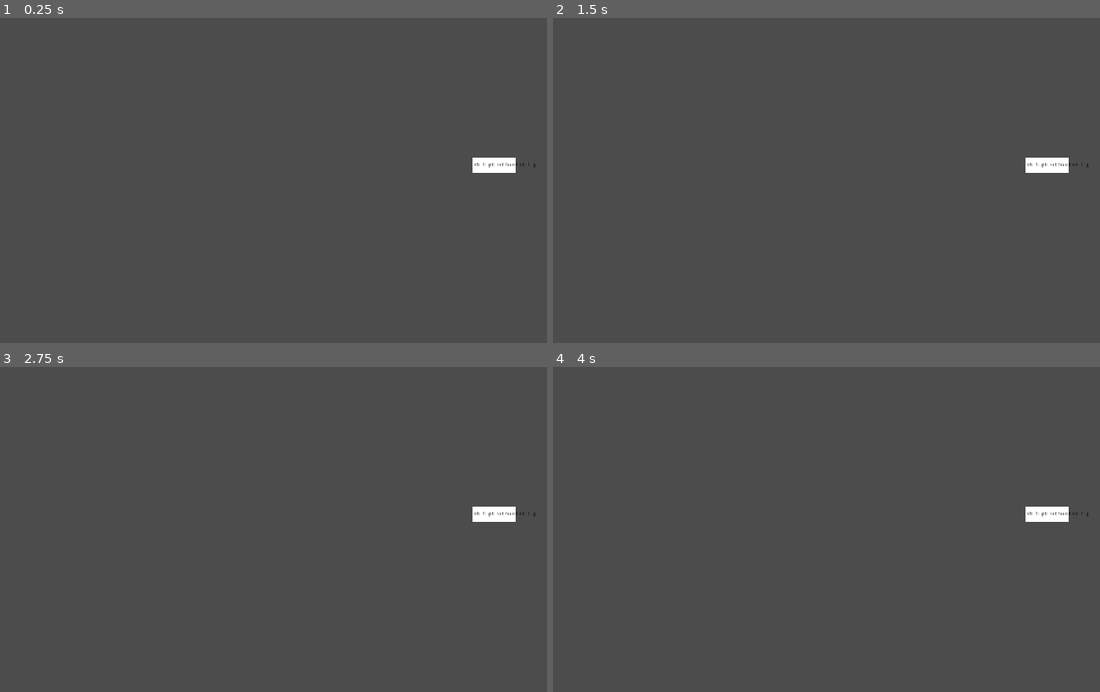
Above: before the commit, frames 1-4 (two rows, left to right).
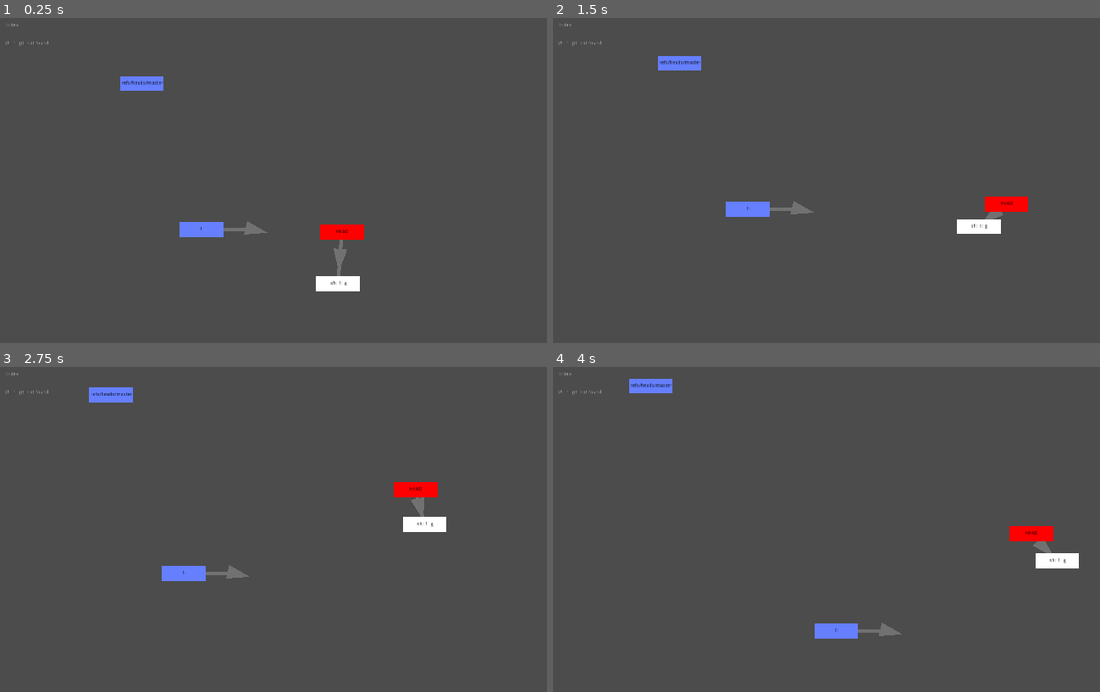
Above: after the commit, the same moments.

Repository: git-learning-game/oh-my-git
Game: Godot game, scene res://main.tscn
Same seed, same stepped clock (60 frames per second), same inputs: the game is played once before the commit and once after it.
Inputs (mouse positions are in pixels of both pictures, inside the frame that each line leads up to):
- Up to frame 1 (0.25 s): no input
- Up to frame 2 (1.5 s): move the mouse to (1045, 164) at 0.52 s; hold Right (right) 0.53-1.28 s; click (1045, 164) at 0.6 s; move the mouse to (749, 206) at 1.27 s; hold Down (down) from 1.28 s (still down); click (749, 206) at 1.35 s
- Up to frame 3 (2.75 s): move the mouse to (399, 454) at 2.02 s; release Down (down) at 2.03 s; hold Right (right) from 2.03 s (still down); click (399, 454) at 2.1 s
- Up to frame 4 (4 s): move the mouse to (848, 614) at 2.77 s; release Right (right) at 2.78 s; hold Up (up) 2.78-3.53 s; click (848, 614) at 2.85 s; move the mouse to (1089, 594) at 3.52 s; hold Left (left) from 3.53 s (still down); click (1089, 594) at 3.6 s

The runs differ from the first frame. In frame 1, 2.1% of the frame differs, in the area x 0-98%, y 1-85%; in frame 2, 2.0%; in frame 3, 2.1%; in frame 4, 2.1%.
Error after the commit: Invalid get index 'sh:' (on base: 'Dictionary'). (res://node.gd:16)

Commit message:
Show index, show refs and symrefs

Diff:
--- a/arrow.gd
+++ b/arrow.gd
@@ -7,9 +7,12 @@
     pass
 
 func _process(delta):
-    var t = get_node("../..").objects[target]
+    var t = get_node("/root/Main").objects[target]
+    #print(t)
     $Line.points[1] = t.position - global_position
     $Label.position = ($Line.points[0] + $Line.points[1])/2
+    $Tip.position = ($Line.points[0] + $Line.points[1])/2
+    $Tip.rotation = PI+$Line.points[0].angle_to($Line.points[1])
 
 func label_set(new_label):
     label = new_label
--- a/arrow.tscn
+++ b/arrow.tscn
@@ -7,7 +7,17 @@
 
 [node name="Line" type="Line2D" parent="."]
 z_index = -1
-points = PoolVector2Array( -0.480499, -0.11055, 205.769, 94.6112 )
+points = PoolVector2Array( -0.480499, -0.11055, 158.301, 0.581757 )
+default_color = Color( 0.447059, 0.447059, 0.447059, 1 )
+
+[node name="Tip" type="Node2D" parent="."]
+position = Vector2( 149.835, 0.290878 )
+
+[node name="Polygon" type="Polygon2D" parent="Tip"]
+position = Vector2( -9.66138, -2.89842 )
+z_index = -1
+color = Color( 0.447059, 0.447059, 0.447059, 1 )
+polygon = PoolVector2Array( -19.8744, 17.0372, 47.7551, 11.8845, -10.5351, -21.2861 )
 
 [node name="Label" type="Node2D" parent="."]
 position = Vector2( 102, 46 )
--- a/main.gd
+++ b/main.gd
@@ -4,43 +4,102 @@
 
 var objects = {}
 
+var dragged = null
+
+var viewport_size
+
 func _ready():
+    viewport_size = get_viewport_rect().size
+
+func _process(delta):
+    if Input.is_action_just_pressed("click"):
+        var mindist = 9999999
+        for o in objects.values():
+            var d = o.position.distance_to(get_global_mouse_position())
+            if d < mindist:
+                mindist = d
+                dragged = o
+    if Input.is_action_just_released("click"):
+            dragged = null
+    if dragged:
+        dragged.position = get_global_mouse_position()
+
+    update_head()
+    update_refs()
+    update_index()
+    update_objects()
+    apply_forces()
+
+func update_index():
+    $Index.text = git("ls-files")
+
+func update_objects():
     for o in all_objects():
+        if objects.has(o):
+            continue
         var n = node.instance()
         n.id = o
         n.type = object_type(o)
         n.content = object_content(o)
-        var viewport_size = get_viewport_rect().size
         n.position = Vector2(rand_range(0, viewport_size.x), rand_range(0, viewport_size.y))
 
-        print(" ")
-        print(o)
-        var type = object_type(o)
-        print(type)
-        #print(object_content(o))
-        match type:
-            "blob":
-                pass
-            "tree":
-                print("Children:")
-                print(tree_children(o))
-                n.children = tree_children(o)
-            "commit":
-                print("Tree:")
-                print(commit_tree(o))
+        if true:
+            #print(" ")
+            #print(o)
+            var type = object_type(o)
+            #print(type)
+            #print(object_content(o))
+            match type:
+                "blob":
+                    pass
+                "tree":
+                    #print("Children:")
+                    #print(tree_children(o))
+                    n.children = tree_children(o)
+                "commit":
+                    #print("Tree:")
+                    #print(commit_tree(o))
 
-                print("Parents:")
-                print(commit_parents(o))
+                    #print("Parents:")
+                    #print(commit_parents(o))
 
-                n.children = [commit_tree(o)] + commit_parents(o)
+                    var c = {}
+                    c[commit_tree(o)] = ""
+                    for p in commit_parents(o):
+                        c[p] = ""
+                    n.children = c
         add_child(n)
         objects[o] = n
+
+func update_refs():
+    for r in all_refs():
+        if not objects.has(r):
+            var n = node.instance()
+            n.id = r
+            n.type = "ref"
+            n.content = ""
+            n.position = Vector2(rand_range(0, viewport_size.x), rand_range(0, viewport_size.y))
+            objects[r] = n
+            add_child(n)
+        var n = objects[r]
+        n.children = {ref_id(r): ""}
+
+func apply_forces():
+    for o in objects.values():
+        for o2 in objects.values():
+            if o == o2:
+                continue
+            var d = o.position.distance_to(o2.position)
+            var dir = (o.global_position - o2.global_position).normalized()
+            var f = 3000/pow(d+0.00001,1.5)
+            o.position += dir*f
+            o2.position -= dir*f
 
 func git(args, splitlines = false):
     var output = []
     var a = args.split(" ")
     a.insert(0, "-C")
-    a.insert(1, "/home/seb/wip/wurst-day-ever")
+    a.insert(1, "/home/seb/tmp/godotgit")
     #print ("Running: ", a)
     OS.execute("git", a, true, output, true)
     var o = output[0]
@@ -50,6 +109,26 @@
     else:
         o = o.substr(0,len(o)-1)
     return o
+
+func update_head():
+    if not objects.has("HEAD"):
+        var n = node.instance()
+        n.id = "HEAD"
+        n.type = "head"
+        n.content = ""
+        n.position = Vector2(rand_range(0, viewport_size.x), rand_range(0, viewport_size.y))
+        objects["HEAD"] = n
+        add_child(n)
+
+        n = node.instance()
+        n.id = "refs/heads/master"
+        n.type = "ref"
+        n.content = ""
+        n.position = Vector2(rand_range(0, viewport_size.x), rand_range(0, viewport_size.y))
+        objects[n.id] = n
+        add_child(n)
+    var n = objects["HEAD"]
+    n.children = {symref_target("HEAD"): ""}
 
 func all_objects():
     return git("cat-file --batch-check=%(objectname) --batch-all-objects", true)
@@ -62,10 +141,10 @@
 
 func tree_children(id):
     var children = git("cat-file -p "+id, true)
-    var ids = []
+    var ids = {}
     for c in children:
         var a = c.split(" ")
-        ids.push_back(a[2].split("\t")[0])
+        ids[a[2].split("\t")[0]] = a[2].split("\t")[1]
     return ids
 
 func commit_tree(id):
@@ -86,3 +165,21 @@
             "parent":
                 parents.push_back(ccc[1])
     return parents
+
+func all_refs():
+    var refs = []
+    for line in git("show-ref", true):
+        line = line.split(" ")
+        var id = line[0]
+        var name = line[1]
+        refs.push_back(name)
+    return refs
+
+func ref_id(ref):
+    return git("show-ref "+ref).split(" ")[0]
+
+func symref_target(symref):
+    var ret = git("symbolic-ref -q "+symref)
+    if ret != "":
+        return ret
+    return git("show-ref --head "+symref).split(" ")[0]
--- a/main.tscn
+++ b/main.tscn
@@ -4,3 +4,24 @@
 
 [node name="Main" type="Node2D"]
 script = ExtResource( 2 )
+
+[node name="Index" type="Label" parent="."]
+margin_left = 35.0
+margin_top = 120.0
+margin_right = 374.0
+margin_bottom = 1044.0
+text = "file1
+file2"
+__meta__ = {
+"_edit_use_anchors_": false
+}
+
+[node name="IndexLabel" type="Label" parent="."]
+margin_left = 38.0
+margin_top = 69.0
+margin_right = 377.0
+margin_bottom = 108.0
+text = "Index:"
+__meta__ = {
+"_edit_use_anchors_": false
+}
--- a/node.gd
+++ b/node.gd
@@ -4,7 +4,7 @@
 var content setget content_set
 var type setget type_set
 
-var children = [] setget children_set
+var children = {} setget children_set
 
 var arrow = preload("res://arrow.tscn")
 
@@ -12,11 +12,11 @@
     pass
 
 func _process(delta):
-    for c in children:
+    for c in children.keys():
         var other = get_node("..").objects[c]
         var d = other.position.distance_to(position)
         var dir = (other.position - position).normalized()
-        var f = ((d-400)*0.01)
+        var f = (d*0.05)
         position += dir*f
         other.position -= dir*f
 
@@ -30,7 +30,8 @@
 
 func type_set(new_type):
     type = new_type
-    $ID.text = new_type + " " + $ID.text.substr(0,8)
+    if type != "ref":
+        $ID.text = $ID.text.substr(0,8)
     match new_type:
         "blob":
             $Rect.color = Color.gray
@@ -40,14 +41,22 @@
             $Rect.color = Color.orange
         "tag":
             $Rect.color = Color.blue
+        "ref":
+            $Rect.color = Color("#6680ff")
+        "head":
+            $Rect.color = Color.red
 
 func children_set(new_children):
+    for c in $Arrows.get_children():
+        if not new_children.has(c.target):
+            c.queue_free()
+    for c in new_children:
+        if not children.has(c):
+            var a = arrow.instance()
+            a.label = new_children[c]
+            a.target = c
+            $Arrows.add_child(a)
     children = new_children
-    for c in children:
-        var a = arrow.instance()
-        a.label = "test"
-        a.target = c
-        add_child(a)
 
 func _on_hover():
     $Content.visible = true
--- a/node.tscn
+++ b/node.tscn
@@ -46,5 +46,7 @@
 
 [node name="CollisionShape2D" type="CollisionShape2D" parent="Area"]
 shape = SubResource( 1 )
+
+[node name="Arrows" type="Node2D" parent="."]
 [connection signal="mouse_entered" from="Area" to="." method="_on_hover"]
 [connection signal="mouse_exited" from="Area" to="." method="_on_unhover"]
--- a/project.godot
+++ b/project.godot
@@ -55,3 +55,8 @@
 , Object(InputEventKey,"resource_local_to_scene":false,"resource_name":"","device":0,"alt":false,"shift":false,"control":false,"meta":false,"command":false,"pressed":false,"scancode":83,"unicode":0,"echo":false,"script":null)
  ]
 }
+click={
+"deadzone": 0.5,
+"events": [ Object(InputEventMouseButton,"resource_local_to_scene":false,"resource_name":"","device":0,"alt":false,"shift":false,"control":false,"meta":false,"command":false,"button_mask":0,"position":Vector2( 0, 0 ),"global_position":Vector2( 0, 0 ),"factor":1.0,"button_index":1,"pressed":false,"doubleclick":false,"script":null)
+ ]
+}
